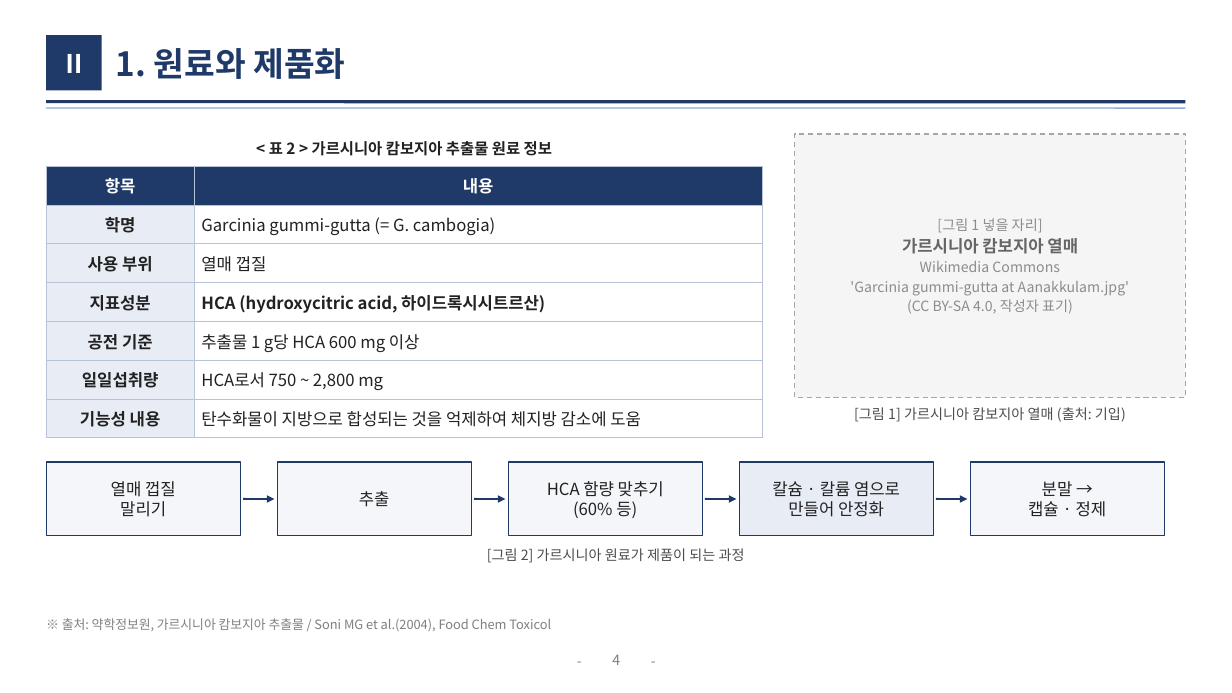
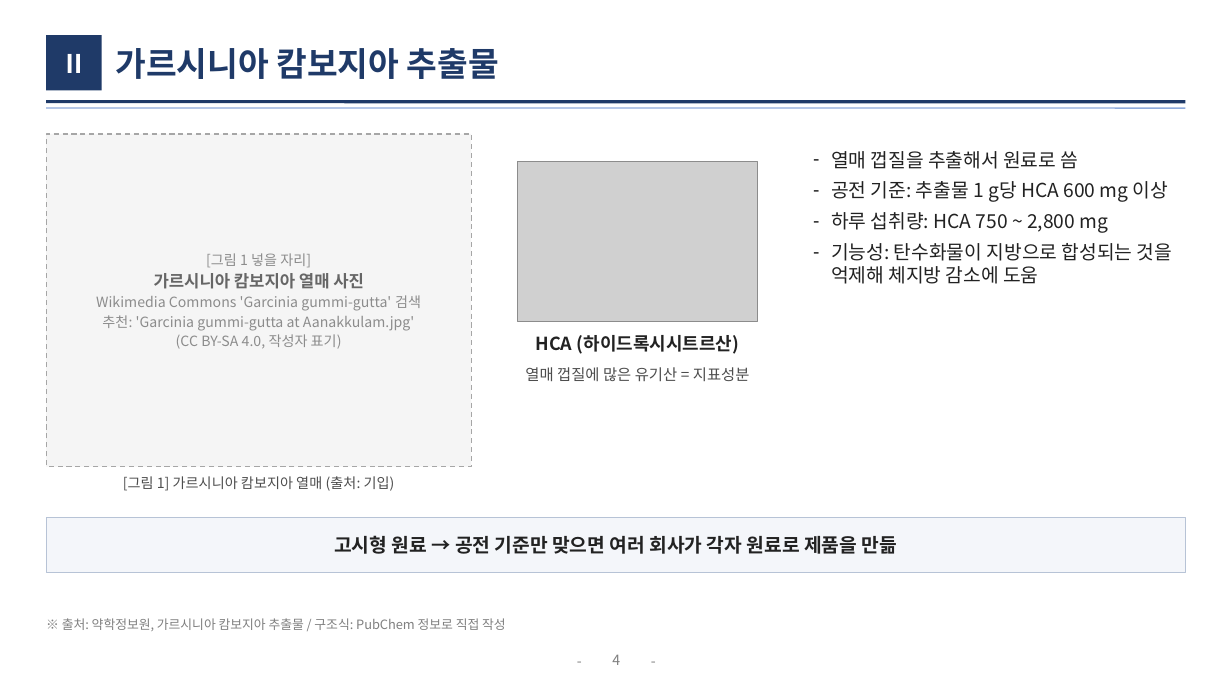
Before and after one commit to logvinca99-cell/logvinca, a slide deck: slide 4 of 발표자료/체중조절_발표_기능성식품학.pptx. Drawn at 1232x693 pixels with LibreOffice and Linux fonts; fonts in the diff are those of the drawing; grey boxes stand for pictures. Boxes give left, top, right and bottom in pixels: in the first picture for what was removed or moved away, otherwise in the second. Text is boxed around its words. In the diff, an @@ line names an element or a change of style, - is before the commit and + after.

```diff
--- a/발표자료/체중조절_발표_기능성식품학.pptx
+++ b/발표자료/체중조절_발표_기능성식품학.pptx
@@ title at bbox=[115, 48, 499, 79]: text changed @@
-1. 원료와 제품화
+가르시니아 캄보지아 추출물
@@ rectangle: place and size @@
-rectangle at bbox=[795, 134, 1186, 397]
+rectangle at bbox=[46, 134, 471, 467]
@@ text "[그림 1 넣을 자리]": place and size @@
-text "[그림 1 넣을 자리]" at bbox=[850, 218, 1129, 314]
+text "[그림 1 넣을 자리]" at bbox=[96, 253, 421, 348]
@@ text removed at bbox=[269, 141, 552, 156] @@
-< 표 2 > 가르시니아 캄보지아 추출물 원료 정보
@@ table removed at bbox=[46, 166, 762, 431], 7 rows, 2 columns @@
-항목 | 내용
-학명 | Garcinia gummi-gutta (= G. cambogia)
-사용 부위 | 열매 껍질
-지표성분 | HCA (hydroxycitric acid, 하이드록시시트르산)
-공전 기준 | 추출물 1 g당 HCA 600 mg 이상
-일일섭취량 | HCA로서 750 ~ 2,800 mg
-기능성 내용 | 탄수화물이 지방으로 합성되는 것을 억제하여 체지방 감소에 도움
@@ picture added at bbox=[518, 162, 758, 322] @@
@@ text added at bbox=[831, 151, 1172, 284], 15 pt, text #222222 @@
+– 열매 껍질을 추출해서 원료로 씀
+– 공전 기준: 추출물 1 g당 HCA 600 mg 이상
+– 하루 섭취량: HCA 750 ~ 2,800 mg
+– 기능성: 탄수화물이 지방으로 합성되는 것을 억제해 체지방 감소에 도움
@@ text at bbox=[96, 273, 421, 331]: text changed @@
-가르시니아 캄보지아 열매
-Wikimedia Commons
-'Garcinia gummi-gutta at Aanakkulam.jpg'
+가르시니아 캄보지아 열매 사진
+Wikimedia Commons 'Garcinia gummi-gutta' 검색
+추천: 'Garcinia gummi-gutta at Aanakkulam.jpg'
@@ text added at bbox=[536, 335, 740, 354], 14 pt, text #222222, bold @@
+HCA (하이드록시시트르산)
@@ text "열매 껍질에 많은 유기산 = ...": place and size @@
-text "열매 껍질에 많은 유기산 = ..." at bbox=[46, 462, 240, 536]
+text "열매 껍질에 많은 유기산 = ..." at bbox=[525, 367, 750, 381]
@@ text "열매 껍질에 많은 유기산 = ..." at bbox=[525, 367, 750, 381]: vertical alignment middle to top; fill #F4F6FA to none; outline #1F3A68 1 pt to none @@
@@ text at bbox=[525, 367, 750, 381]: text changed; size 13 to 12 pt; text colour #222222 to #4D4D4D @@
-열매 껍질
-말리기
+열매 껍질에 많은 유기산 = 지표성분
@@ text "[그림 1] 가르시니아 캄보지아 열매 ...": place and size @@
-text "[그림 1] 가르시니아 캄보지아 열매 ..." at bbox=[854, 407, 1126, 422]
+text "[그림 1] 가르시니아 캄보지아 열매 ..." at bbox=[123, 476, 395, 491]
@@ rectangle removed at bbox=[277, 462, 471, 536] @@
-추출
@@ rectangle removed at bbox=[508, 462, 702, 536] @@
-HCA 함량 맞추기
-(60% 등)
@@ rectangle removed at bbox=[739, 462, 933, 536] @@
-칼슘 · 칼륨 염으로
-만들어 안정화
@@ rectangle removed at bbox=[970, 462, 1165, 536] @@
-분말 →
-캡슐 · 정제
@@ arrow removed from (243, 499) to (274, 499) @@
@@ arrow removed from (474, 499) to (506, 499) @@
@@ arrow removed from (705, 499) to (737, 499) @@
@@ arrow removed from (936, 499) to (968, 499) @@
@@ rectangle added at bbox=[46, 518, 1186, 573], fill #F4F6FA, outline #B7C3D6 1 pt, 15 pt, text #222222, bold @@
+고시형 원료 → 공전 기준만 맞으면 여러 회사가 각자 원료로 제품을 만듦
@@ text removed at bbox=[487, 548, 745, 563] @@
-[그림 2] 가르시니아 원료가 제품이 되는 과정
@@ text at bbox=[62, 618, 506, 631]: text changed @@
-※ 출처: 약학정보원, 가르시니아 캄보지아 추출물 / Soni MG et al.(2004), Food Chem Toxicol
+※ 출처: 약학정보원, 가르시니아 캄보지아 추출물 / 구조식: PubChem 정보로 직접 작성
```
Also in this commit, not shown: 9 other slides changed, 9 slides added, 6 slides removed.
